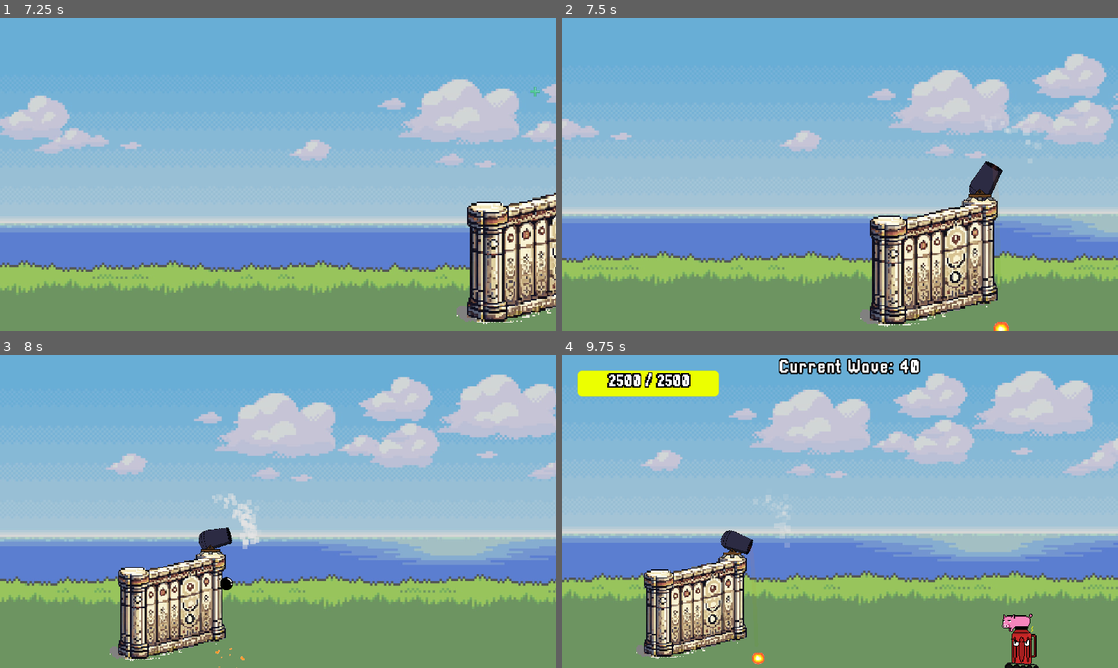
Above: before the commit, frames 1-4 (two rows, left to right).
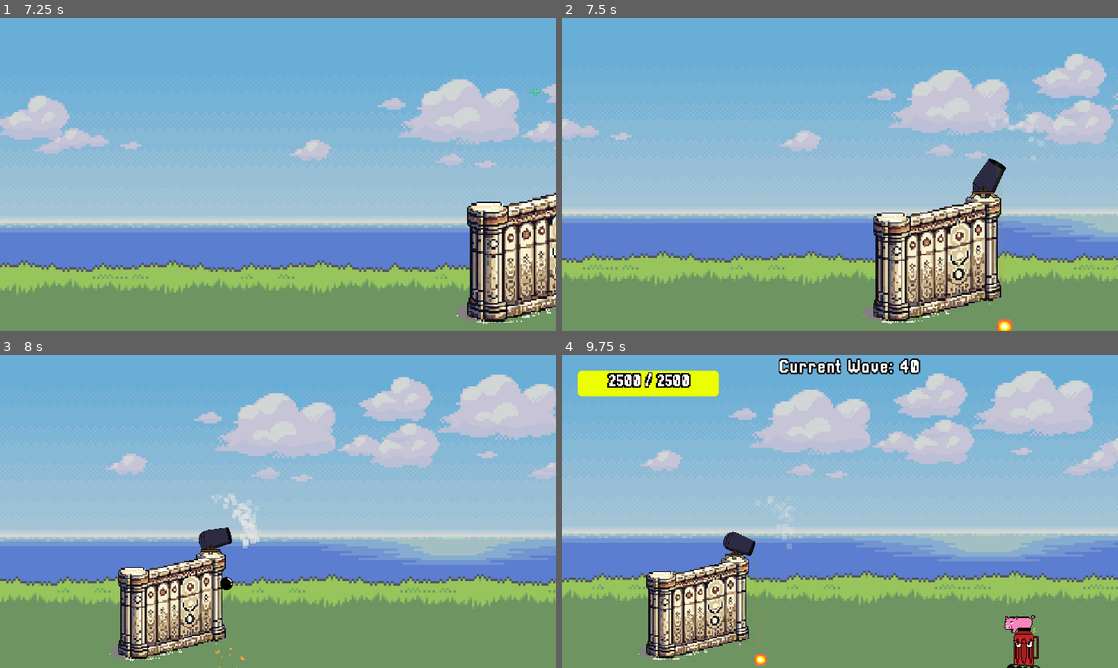
Above: after the commit, the same moments.

Repository: GabrFelps/Protect-LABIRAS
Game: Godot game, scene res://scenes/menu.tscn
Two runs of this game, one before a commit and one after it. Both use one fixed random seed, a clock stepped at 60 frames per second and the inputs below. Sound files missing from this copy of the repository are replaced by a short silence.
Inputs (mouse positions are in pixels of both pictures, inside the frame that each line leads up to):
- Up to frame 1 (7.25 s): move the mouse to (400, 158) at 0.52 s; click (400, 158) at 0.67 s; move the mouse to (166, 190) at 1.27 s; click (166, 190) at 1.42 s; move the mouse to (333, 105) at 2.02 s; click (333, 105) at 2.17 s; move the mouse to (250, 237) at 2.77 s; click (250, 237) at 2.92 s; click "TUTORIAL" at 3.5 s; move the mouse to (444, 221) at 4.27 s; click (444, 221) at 4.42 s; move the mouse to (111, 127) at 5.02 s; click (111, 127) at 5.17 s; move the mouse to (305, 174) at 5.77 s; click (305, 174) at 5.92 s; move the mouse to (194, 96) at 6.52 s; click (194, 96) at 6.67 s
- Up to frame 2 (7.5 s): move the mouse to (962, 158) at 7.27 s; click (962, 158) at 7.42 s
- Up to frame 3 (8 s): no input
- Up to frame 4 (9.75 s): move the mouse to (728, 527) at 8.02 s; click (728, 527) at 8.17 s; move the mouse to (895, 442) at 8.77 s; click (895, 442) at 8.92 s; move the mouse to (812, 574) at 9.52 s; click (812, 574) at 9.67 s

Frame 1 is identical in both runs. In frame 2, 7.2% of the frame differs, in the area x 53-87%, y 30-100%; in frame 3, 0.3%; in frame 4, 5.1%.

Commit message:
feat: camera shake. TODO: adicionar uma transicao do fim do tutorial para o menu inicial

Diff:
--- a/game/scenes/cannon.tscn
+++ b/game/scenes/cannon.tscn
@@ -5,8 +5,8 @@
 [ext_resource type="Texture2D" uid="uid://ncljyrrfj6f2" path="res://assets/base_canhao.png" id="3_2fbfn"]
 
 [sub_resource type="Gradient" id="Gradient_hdi2m"]
-offsets = PackedFloat32Array(0.00561798, 0.560284, 0.8125)
-colors = PackedColorArray(1, 0.444751, 0.353906, 1, 0.537854, 0.61527, 0, 1, 0.350973, 0.618356, 1.92523e-07, 1)
+offsets = PackedFloat32Array(0, 0.326667, 1)
+colors = PackedColorArray(0.350973, 0.618356, 1.92523e-07, 1, 0.537854, 0.61527, 0, 1, 1, 0.444751, 0.353906, 1)
 
 [node name="Cannon" type="Area2D"]
 script = ExtResource("1_vairv")
--- a/game/scenes/game_over.tscn
+++ b/game/scenes/game_over.tscn
@@ -1,8 +1,9 @@
-[gd_scene load_steps=4 format=3 uid="uid://c8ule27ihf7di"]
+[gd_scene load_steps=5 format=3 uid="uid://c8ule27ihf7di"]
 
 [ext_resource type="Script" path="res://scripts/GameOver.gd" id="1_73jd0"]
 [ext_resource type="Texture2D" uid="uid://ddt4n4bmnj1mi" path="res://assets/background_menu.jpg" id="2_m8d73"]
 [ext_resource type="Theme" uid="uid://bni87gmhyxwr2" path="res://assets/themes/menu.tres" id="3_ye08q"]
+[ext_resource type="AudioStream" uid="uid://cijd3an7a0d2f" path="res://sounds/BGM/game_over.wav" id="4_ykh6a"]
 
 [node name="GameOver" type="Node2D"]
 script = ExtResource("1_73jd0")
@@ -79,4 +80,9 @@
 position = Vector2(654, 140)
 zoom = Vector2(0.67, 0.67)
 
+[node name="AudioPlayer" type="AudioStreamPlayer" parent="."]
+stream = ExtResource("4_ykh6a")
+pitch_scale = 0.95
+autoplay = true
+
 [connection signal="pressed" from="CanvasLayer/Buttons/Back" to="." method="_on_back_pressed"]
--- a/game/scenes/tutorial.tscn
+++ b/game/scenes/tutorial.tscn
@@ -10,6 +10,7 @@
 [ext_resource type="Theme" uid="uid://bni87gmhyxwr2" path="res://assets/themes/menu.tres" id="4_qpchs"]
 [ext_resource type="PackedScene" uid="uid://cd53iuowivrno" path="res://scenes/death_particle.tscn" id="4_yta0n"]
 [ext_resource type="FontFile" uid="uid://pfj2yl0cyvts" path="res://assets/fonts/Pixellari.ttf" id="7_h3ngq"]
+[ext_resource type="Script" path="res://scripts/utils/camera.gd" id="8_ol4vd"]
 [ext_resource type="AudioStream" uid="uid://ba2q6g2e42yey" path="res://sounds/BGM/menu.mp3" id="11_u2tj8"]
 
 [sub_resource type="CircleShape2D" id="CircleShape2D_pu171"]
@@ -76,6 +77,9 @@
 [node name="Camera2D" type="Camera2D" parent="."]
 position = Vector2(654, 140)
 zoom = Vector2(0.67, 0.67)
+script = ExtResource("8_ol4vd")
+randomShakeStrenght = 9.0
+shakeDecayRate = 6.0
 
 [node name="BG" type="CanvasLayer" parent="."]
 layer = -1
--- a/game/scenes/world.tscn
+++ b/game/scenes/world.tscn
@@ -1,9 +1,10 @@
-[gd_scene load_steps=11 format=3 uid="uid://bqknges673yk4"]
+[gd_scene load_steps=12 format=3 uid="uid://bqknges673yk4"]
 
 [ext_resource type="Script" path="res://scripts/world.gd" id="1_dmpuy"]
 [ext_resource type="PackedScene" uid="uid://wlsbi66507wv" path="res://scenes/cannon.tscn" id="1_eet01"]
 [ext_resource type="PackedScene" uid="uid://tyisjv06sou1" path="res://scenes/wall.tscn" id="2_7jij6"]
 [ext_resource type="PackedScene" uid="uid://pmv2jcvf4u1c" path="res://scenes/ground.tscn" id="3_6kyds"]
+[ext_resource type="Script" path="res://scripts/utils/camera.gd" id="5_6pj6y"]
 [ext_resource type="Texture2D" uid="uid://ddt4n4bmnj1mi" path="res://assets/background_menu.jpg" id="5_ljoss"]
 [ext_resource type="Theme" uid="uid://bni87gmhyxwr2" path="res://assets/themes/menu.tres" id="6_m7m7j"]
 [ext_resource type="PackedScene" uid="uid://be5v4nmxqnier" path="res://scenes/pause.tscn" id="7_yc2xl"]
@@ -48,6 +49,9 @@
 [node name="Camera2D" type="Camera2D" parent="."]
 position = Vector2(654, 140)
 zoom = Vector2(0.67, 0.67)
+script = ExtResource("5_6pj6y")
+randomShakeStrenght = 8.5
+shakeDecayRate = 6.0
 
 [node name="CanvasLayer" type="CanvasLayer" parent="."]
 layer = -1
--- a/game/scripts/GameOver.gd
+++ b/game/scripts/GameOver.gd
@@ -27,6 +27,19 @@
 	$CanvasLayer/Label.visible = true;
 	$CanvasLayer/Buttons.visible = true;
 	$CanvasLayer/Label2.visible = true;
+	animations();
+
+func animations():
+	for node in $CanvasLayer.get_children():
+		if node.get_class() in ["Label", "VBoxContainer"]:
+			node.modulate.a = 0;
+			var _tween = get_tree().create_tween();
+			_tween.tween_property (
+				node,
+				"modulate",
+				Color.WHITE,
+				1.2
+			).set_trans(Tween.TRANS_QUAD);
 
 func _on_back_pressed():
 	get_tree().change_scene_to_file("res://scenes/menu.tscn");
--- a/game/scripts/cannon.gd
+++ b/game/scripts/cannon.gd
@@ -83,7 +83,7 @@
 		vel.y += gravity * delta;
 		pos += vel * delta;
 		if pos.y > get_parent().get_node("Ground").position.y - 225:
-			break
+			break;
 
 ## Emite as particulas do tiro do canhão
 func emit_firing_particles():
--- a/game/scripts/cannonball.gd
+++ b/game/scripts/cannonball.gd
@@ -1,5 +1,7 @@
 extends RigidBody2D
 class_name CannonBall
+
+@onready var _camera = get_parent().get_node("Camera2D");
 
 var explosion = preload("res://scenes/explosion.tscn");
 
@@ -12,4 +14,5 @@
 	var _boom = explosion.instantiate();
 	_boom.global_position = self.global_position;
 	get_parent().call_deferred("add_child", _boom);
+	_camera.apply_shake();
 	queue_free();
--- a/game/scripts/enemy.gd
+++ b/game/scripts/enemy.gd
@@ -1,4 +1,5 @@
 extends CharacterBody2D
+class_name Enemy
 
 @export var deathParticle : PackedScene;
 @export var my_key : String
@@ -11,6 +12,8 @@
 
 # signal que é emitido quando todos os inimigos da wave atual morrerem
 signal all_enemies_died;
+
+signal enemy_died(prevPoints,points);
 var health : int
 
 func _ready() -> void:
@@ -52,11 +55,13 @@
 
 func die():
 	Global.dead_enemies_in_wave += 1;
+	var _previousPoints = Global.points;
 	Global.points += POINTS;
 	# verificando se a quantidade de inimigos mortos é igual ao quantidade max de inimigos da wave atual
 	if (Global.dead_enemies_in_wave == Global.max_enemy_per_wave):
 		emit_signal("all_enemies_died");
 	init_explosion();
+	emit_signal("enemy_died", _previousPoints, Global.points);
 	queue_free();
 
 ## função para acionar partícula de explosão
--- a/game/scripts/singletons/Global.gd
+++ b/game/scripts/singletons/Global.gd
@@ -92,3 +92,6 @@
 				game_db[this_line[0]] = {};
 				for i in range(1, len(_header)):
 					game_db[this_line[0]][_header[i]] = this_line[i];
+
+func peido(prev, act):
+	print('glopsol')
--- /dev/null
+++ b/game/scripts/utils/camera.gd
@@ -0,0 +1,29 @@
+extends Camera2D
+
+@export var randomShakeStrenght : float = 30.0;
+@export var shakeDecayRate : float = 5.0;
+@export var noise  = FastNoiseLite.new();
+
+
+@onready var rng = RandomNumberGenerator.new();
+var shakeStrength : float = 0.0;
+
+func _ready() -> void:
+	rng.randomize(); # randomiza o rng
+
+func apply_shake() -> void:
+	shakeStrength = randomShakeStrenght; # tremor fica em seu maximo
+
+
+func _physics_process(delta: float) -> void:
+	# reduz a intensidade do tremor com o tempo
+	shakeStrength = lerp(shakeStrength, 0.0, shakeDecayRate * delta);
+
+	# vai mudando a posicao da camera pra criar o efeito de tremor de tela
+	offset = get_random_offset();
+
+func get_random_offset() -> Vector2:
+	return Vector2(
+		rng.randf_range(-shakeStrength, shakeStrength),
+		rng.randf_range(-shakeStrength, shakeStrength)
+	);
--- a/game/scripts/world.gd
+++ b/game/scripts/world.gd
@@ -18,10 +18,10 @@
 	"carteira"         : preload("res://scenes/enemies/carteira.tscn"),
 }
 
-@onready var top = $Top
-@onready var bottom = $Bottom
+@onready var top = $Top;
+@onready var bottom = $Bottom;
 @onready var spawn_timer = get_node("SpawnTimer");
-@onready var label_wave = $CanvasLayer/Label
+@onready var label_wave = $CanvasLayer/Label;
 
 
 func _ready():
Binary file changed: game/data/enemy_db.damage.translation
Binary file changed: game/data/enemy_db.max.translation
Binary file changed: game/data/enemy_db.points.translation
Binary file changed: game/data/enemy_db.speed.translation
Binary file changed: game/data/enemy_db.wave.translation
Binary file changed: game/data/game_db.cannon.translation
Binary file changed: game/data/game_db.wall.translation
Not shown: 1 places in game/scenes/tutorial.tscn that only renumber resources
Not shown, added: game/sounds/BGM/game_over.wav.import
Not shown, added: game/sounds/BGM/game_over.wav
